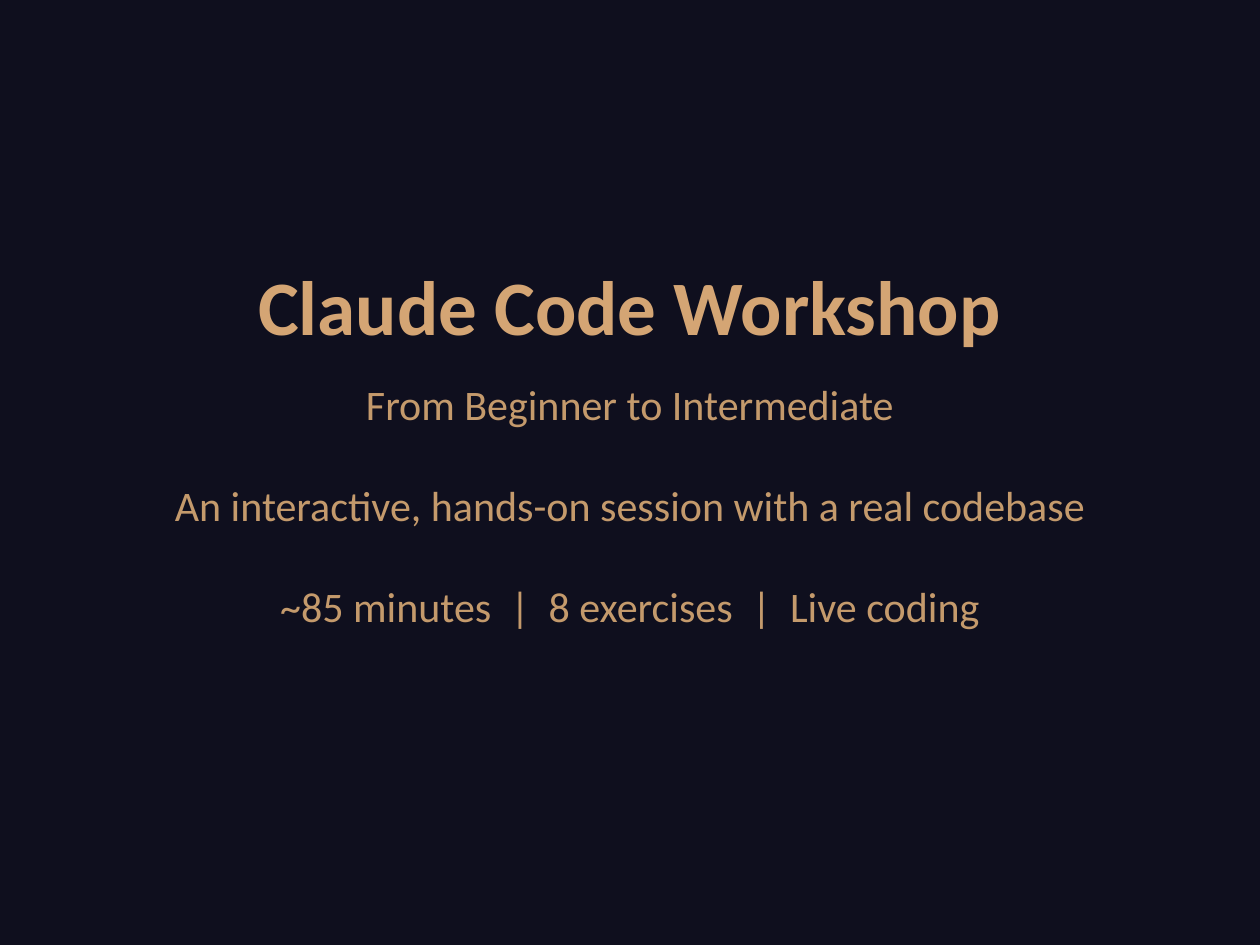
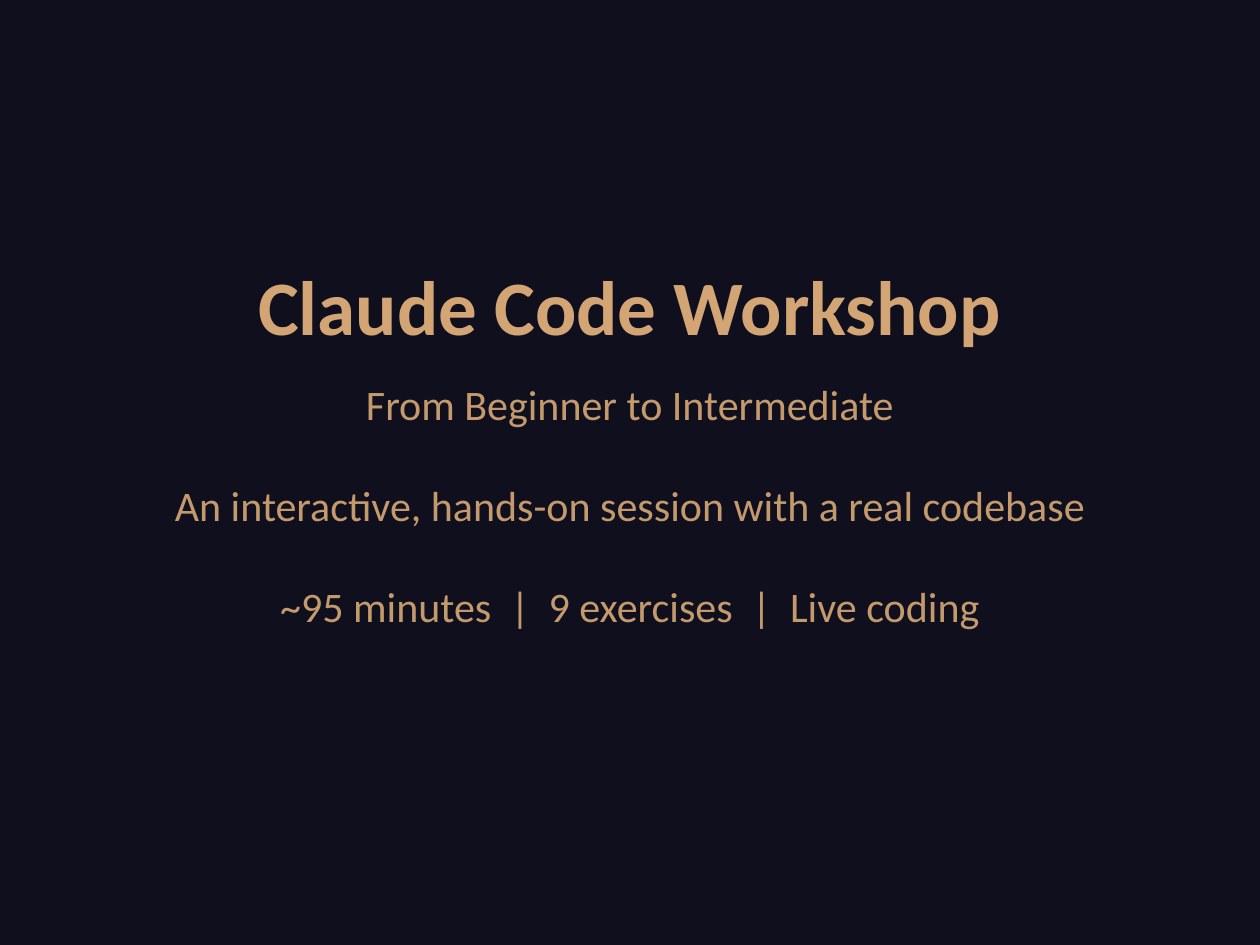
Before and after one commit to zachschillaci27/claude-code-workshop, a slide deck: slide 1 of slides.pptx. Drawn at 1260x945 pixels with LibreOffice and Linux fonts; fonts in the diff are those of the drawing. Boxes give left, top, right and bottom in pixels: in the first picture for what was removed or moved away, otherwise in the second. Text is boxed around its words. In the diff, an @@ line names an element or a change of style, - is before the commit and + after.

```diff
--- a/slides.pptx
+++ b/slides.pptx
@@ text at (175, 391, 1085, 629): text changed @@
-From Beginner to Intermediate
-An interactive, hands-on session with a real codebase
-~85 minutes | 8 exercises | Live coding
+From Beginner to Intermediate
+An interactive, hands-on session with a real codebase
+~95 minutes | 9 exercises | Live coding
```
Also in this commit, not shown: 5 other slides changed, 4 slides added, 8 other files.
